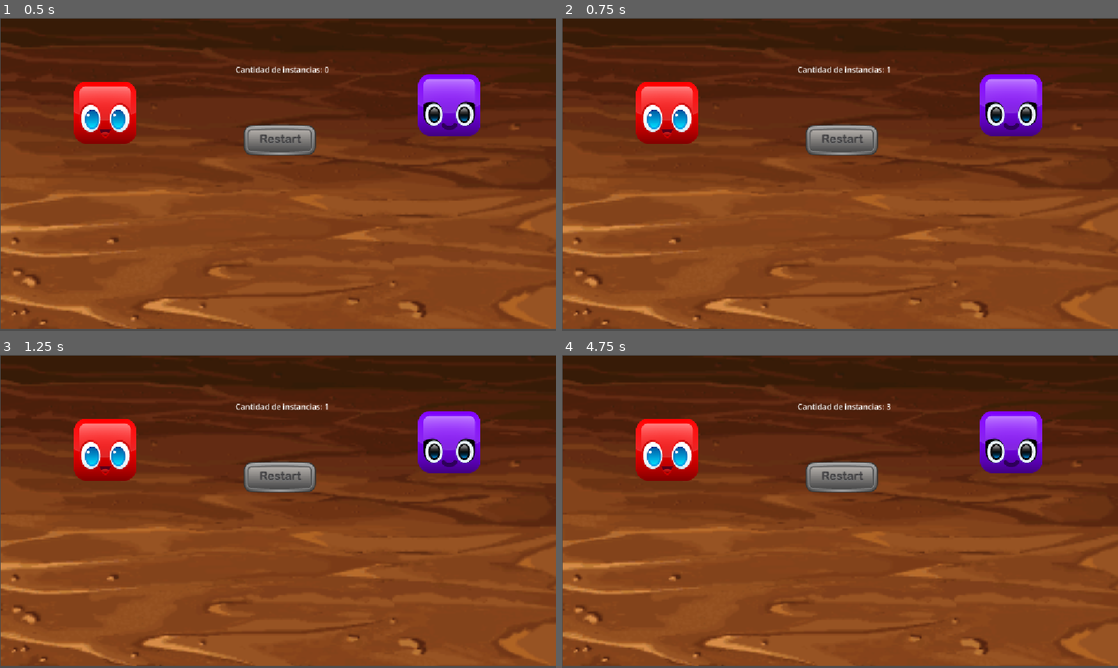
Above: before the commit, frames 1-4 (two rows, left to right).
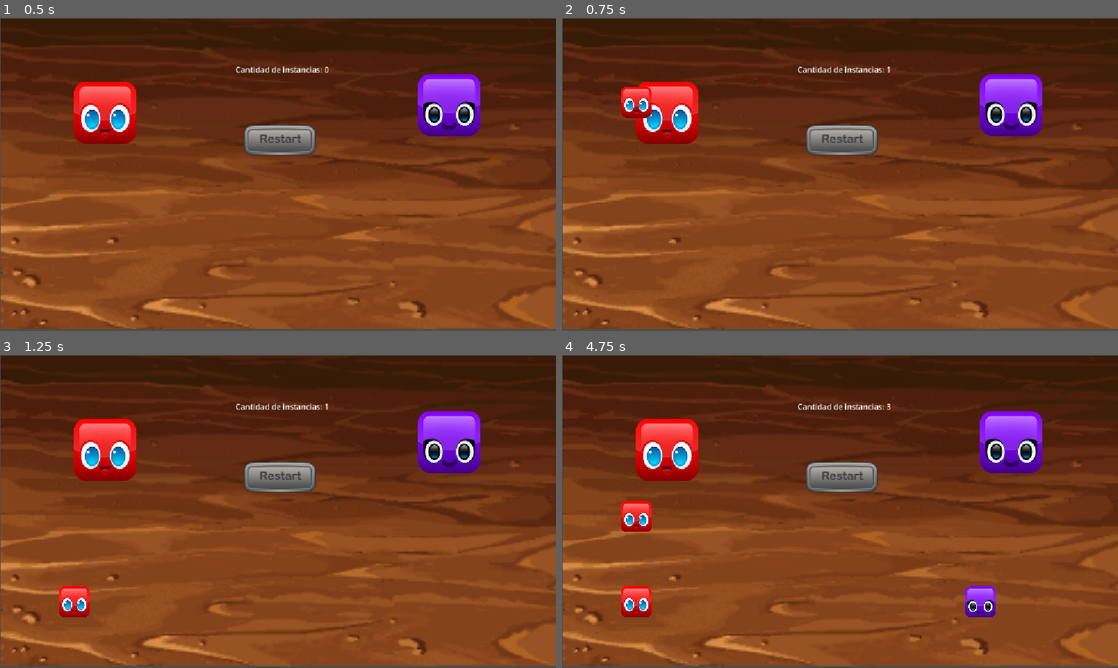
Above: after the commit, the same moments.

Repository: MESManagment/ejercicio_se-ales
Game: Godot game, scene res://scenes/Menu/Menu.tscn
Same seed, same stepped clock (60 frames per second), same inputs: the game is played once before the commit and once after it.
Inputs (mouse positions are in pixels of both pictures, inside the frame that each line leads up to):
- Up to frame 1 (0.5 s): no input
- Up to frame 2 (0.75 s): click (667, 111) at 0.5 s
- Up to frame 3 (1.25 s): no input
- Up to frame 4 (4.75 s): click (1012, 442) at 1.25 s; click (840, 477) at 2 s; click (667, 448) at 2.75 s; click (1012, 442) at 3.5 s; click (667, 448) at 4.25 s

Frame 1 is identical in both runs. In frame 2, 0.5% of the frame differs, in the area x 10-17%, y 22-32%; in frame 3, 0.5%; in frame 4, 1.6%, in the area x 10-78%, y 46-84%.

Commit message:
Entrega final + fixes

Diff:
--- a/ejercicio_senales/scenes/Buttons/RedGenerator/red_generator.gd
+++ b/ejercicio_senales/scenes/Buttons/RedGenerator/red_generator.gd
@@ -1,6 +1,6 @@
-extends Node2D
+extends TextureButton
 
-func _on_button_button_down():
+func _on_button_down():
 	generate_block()
 
 func generate_block():
--- a/ejercicio_senales/scenes/Buttons/VioletGenerator/violet_generator.gd
+++ b/ejercicio_senales/scenes/Buttons/VioletGenerator/violet_generator.gd
@@ -1,6 +1,6 @@
-extends Node2D
+extends TextureButton
 
-func _on_button_button_down():
+func _on_button_down():
 	generate_block()
 
 func generate_block():
